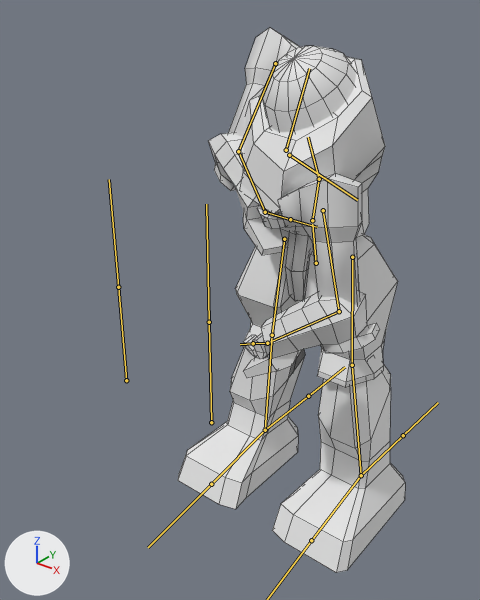
One commit to the FBX model RobocalypseC/Assets/models/Enemy/robot1/robot1.fbx: the scene before it, then after it.
The view is the same before and after, from a 50 mm camera at (2.82, -4.55, 4.53) aimed at (-0.16, -0.82, 2.22). Every picture has the same lights, and +X, +Y and +Z are marked at lower left. Both versions are drawn at frame 1 of the action 'metarig|look_down_rifle'; the numbers are the values there. The bones that bend it are drawn over the model as lines. Mesh edges are drawn as thin lines.
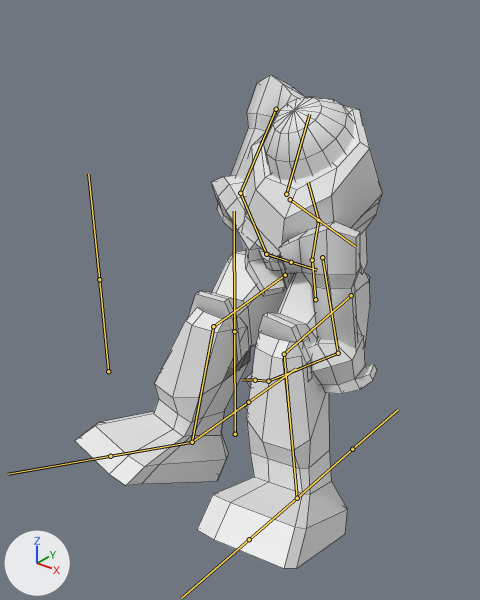
The change in detail:
Bone 'spine' (bone_spine) moves from (0.0, 0.0, 0.0) to (0.0, -0.358, 0.051).
Bone 'thigh.L' (bone_thigh_l) turns from (0, 0, 0) to (-81, 0, 5) degrees about its own x, y and z.
Bone 'shin.L' (bone_shin_l) turns from (0, 0, 0) to (72, 7, -9) degrees about its own x, y and z.
Bone 'foot.L' (bone_foot_l) turns from (0, 0, 0) to (-19, -2, -1) degrees about its own x, y and z.
Bone 'thigh.R' (bone_thigh_r) turns from (0, 0, 0) to (-81, 0, -5) degrees about its own x, y and z.
Bone 'shin.R' (bone_shin_r) turns from (0, 0, 0) to (72, -7, 9) degrees about its own x, y and z.
Bone 'foot.R' (bone_foot_r) turns from (0, 0, 0) to (-19, 2, 1) degrees about its own x, y and z.

What differs and where, as boxes (x1, y1, x2, y2) in the pictures (480 x 600 px):
'Cube.008', posed (36% wider, 10% shorter): before (178, 27, 405, 573); after (75, 75, 383, 569)
bone 'spine', root to tip: before (316, 263) to (312, 224); after (315, 299) to (312, 263)
bone 'thigh.L', root to tip: before (352, 257) to (352, 365); after (351, 295) to (284, 354)
bone 'shin.L', root to tip: before (352, 365) to (361, 475); after (284, 354) to (297, 498)
bone 'foot.L', root to tip: before (361, 475) to (311, 540); after (297, 498) to (249, 539)
bone 'thigh.R', root to tip: before (284, 239) to (272, 335); after (285, 275) to (213, 326)
bone 'shin.R', root to tip: before (272, 335) to (265, 430); after (213, 326) to (192, 442)
bone 'foot.R', root to tip: before (265, 430) to (211, 484); after (192, 442) to (110, 456)
